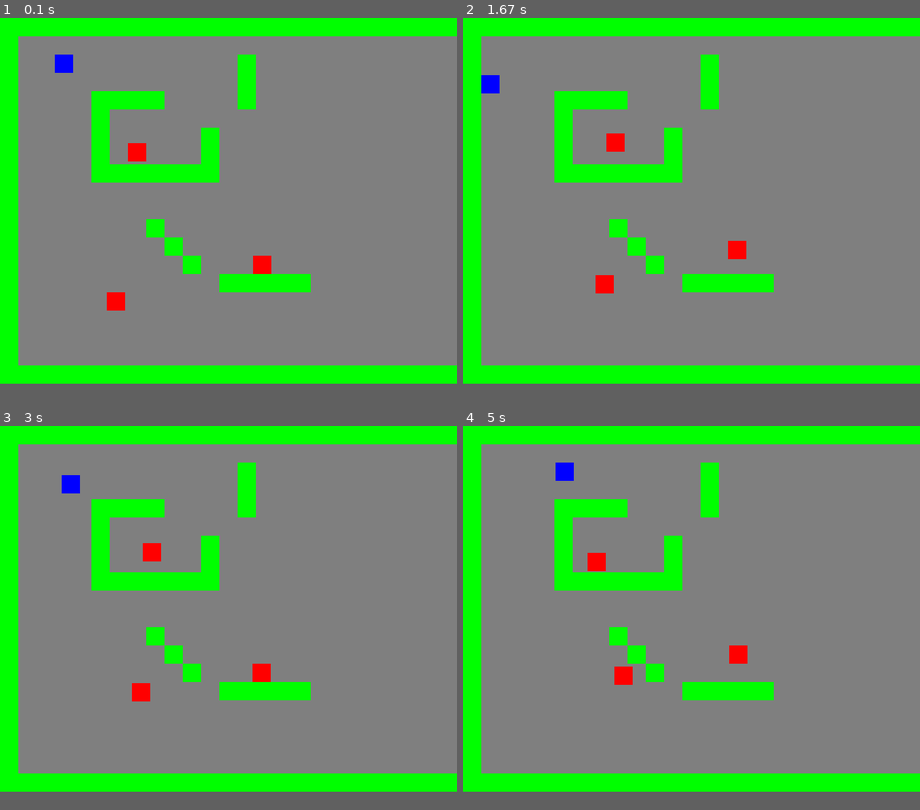
Above: before the commit, frames 1-4 (two rows, left to right).
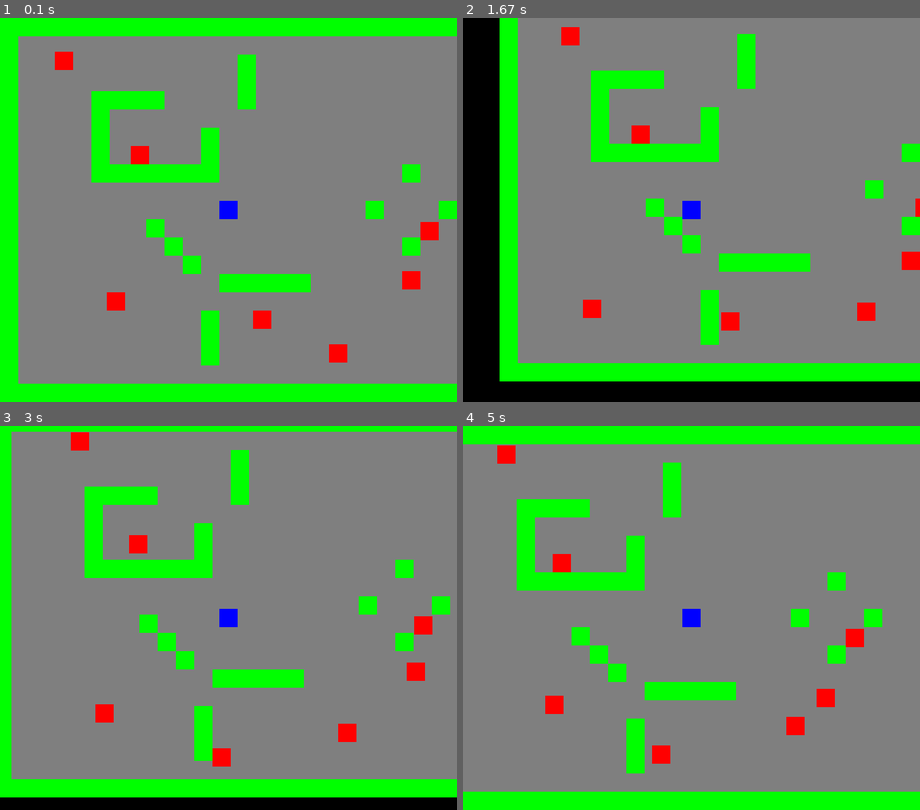
Above: after the commit, the same moments.

Repository: mdai008/pygame2022
Game: pygame game, started from src/main.py
Two runs of this game, one before a commit and one after it. Both use one fixed random seed, a clock stepped at 60 frames per second and the inputs below.
Inputs:
- Up to frame 1 (0.1 s): no input
- Up to frame 2 (1.67 s): hold A 0.33-0.87 s; hold S 0.9-1.2 s; hold A 1.23-1.63 s
- Up to frame 3 (3 s): hold W 1.67-2.03 s; hold D 2.07-2.7 s; hold S from 2.73 s (still down)
- Up to frame 4 (5 s): release S at 3.1 s; hold A 3.13-3.6 s; hold D 3.63-4.1 s; hold W 4.13-4.43 s; hold D 4.47-4.93 s; hold A from 4.97 s (still down)
In our replay, the window is 800x640 before the commit and 800x672 after it. These sizes can differ from the game's own. Grey fills any space a smaller window leaves; there, only what the larger window draws over its background counts as a difference.

The runs differ from the first frame. In frame 1, 7.4% of the frame differs, in the area x 4-100%, y 8-96%; in frame 2, 29%, in the area x 0-100%, y 0-96%; in frame 3, 17%; in frame 4, 18%.

Commit message:
add camera

Diff:
--- a/src/sprites.py
+++ b/src/sprites.py
@@ -4,7 +4,7 @@
 import random
 
 #variables
-WIN_WIDTH, WIN_HEIGHT = 800, 640
+WIN_WIDTH, WIN_HEIGHT = 800, 672
 TILE_SIZE = 32
 FPS = 60
 PLAYER_LAYER = 4
@@ -76,15 +76,23 @@
     def movement(self): #player movement
         keys = pg.key.get_pressed()
         if keys[pg.K_a]:
+            for sprite in self._game.allSprites:
+                sprite.rect.x += PLAYER_SPEED
             self._xChange -= PLAYER_SPEED
             self._facing = "left"
         if keys[pg.K_d]:
+            for sprite in self._game.allSprites:
+                sprite.rect.x -= PLAYER_SPEED
             self._xChange += PLAYER_SPEED
             self._facing = "right"
         if keys[pg.K_w]:
+            for sprite in self._game.allSprites:
+                sprite.rect.y += PLAYER_SPEED
             self._yChange -= PLAYER_SPEED
             self._facing = "up"
         if keys[pg.K_s]:
+            for sprite in self._game.allSprites:
+                sprite.rect.y -= PLAYER_SPEED
             self._yChange += PLAYER_SPEED
             self._facing = "down"
 
@@ -94,15 +102,23 @@
             if isHit:
                 if self._xChange > 0:
                     self.rect.x = isHit[0].rect.left - self.rect.width
+                    for sprite in self._game.allSprites:
+                        sprite.rect.x += PLAYER_SPEED
                 if self._xChange < 0:
                     self.rect.x = isHit[0].rect.right
+                    for sprite in self._game.allSprites:
+                        sprite.rect.x -= PLAYER_SPEED
         if direction == "y":
             isHit = pg.sprite.spritecollide(self, self._game.walls, False)
             if isHit:
                 if self._yChange > 0:
                     self.rect.y = isHit[0].rect.top - self.rect.height
+                    for sprite in self._game.allSprites:
+                        sprite.rect.y += PLAYER_SPEED
                 if self._yChange < 0:
                     self.rect.y = isHit[0].rect.bottom
+                    for sprite in self._game.allSprites:
+                        sprite.rect.y -= PLAYER_SPEED
 
     # def animateSprite(self): #animate sprite
     #     leftAni = [self._game.characterSheet.getSprite(x, y, self._width, self._height)]
@@ -319,22 +335,23 @@
 tileMap = [
     "XXXXXXXXXXXXXXXXXXXXXXXXXXXXXXXXXXXXXXXXXXXXXXXXXX",
     "X................................................X",
-    "X..P.........X...................................X",
-    "X............X...................................X",
-    "X....XXXX....X...................................X",
-    "X....X...........................................X",
-    "X....X.....X.....................................X",
-    "X....X.E...X.....................................X",
-    "X....XXXXXXX.....................................X",
-    "X................................................X",
-    "X................................................X",
-    "X.......X........................................X",
-    "X........X.......................................X",
-    "X.........X...E..................................X",
-    "X...........XXXXX................................X",
-    "X.....E..........................................X",
-    "X................................................X",
-    "X................................................X",
-    "X................................................X",
-    "XXXXXXXXXXXXXXXXXXXXXXXXXXXXXXXXXXXXXXXXXXXXXXXXXX",
+    "X..E.........X...........................E.......X",
+    "X............X...................X.X.............X",
+    "X....XXXX....X..................X....XX.....XXX..X",
+    "X....X..........................X.E..X.....X..X..X",
+    "X....X.....X.....................XXX..X...X...X..X",
+    "X....X.E...X.......................X..X..X....X..X",
+    "X....XXXXXXX..........X............X..X..X....X..X",
+    "X...................................E.X..X.E..X..X",
+    "X...........P.......X...X..........XXX...........X",
+    "X.......X..............E.........................X",
+    "X........X............X..........................X",
+    "X.........X...........................XXX........XXXXXXXXXXXXXXXXXXXXX",
+    "X...........XXXXX.....E..............................................X",
+    "X.....E.......................X............E.........................XX",
+    "X..........X..E...............X........................................XX",
+    "X..........X..................X........E.................................X",
+    "X..........X......E...........X...........................................XXX",
+    "X............................................................................X",
+    "XXXXXXXXXXXXXXXXXXXXXXXXXXXXXXXXXXXXXXXXXXXXXXXXXXXXXXXXXXXXXXXXXXXXXXXXXXXXX",
 ]
